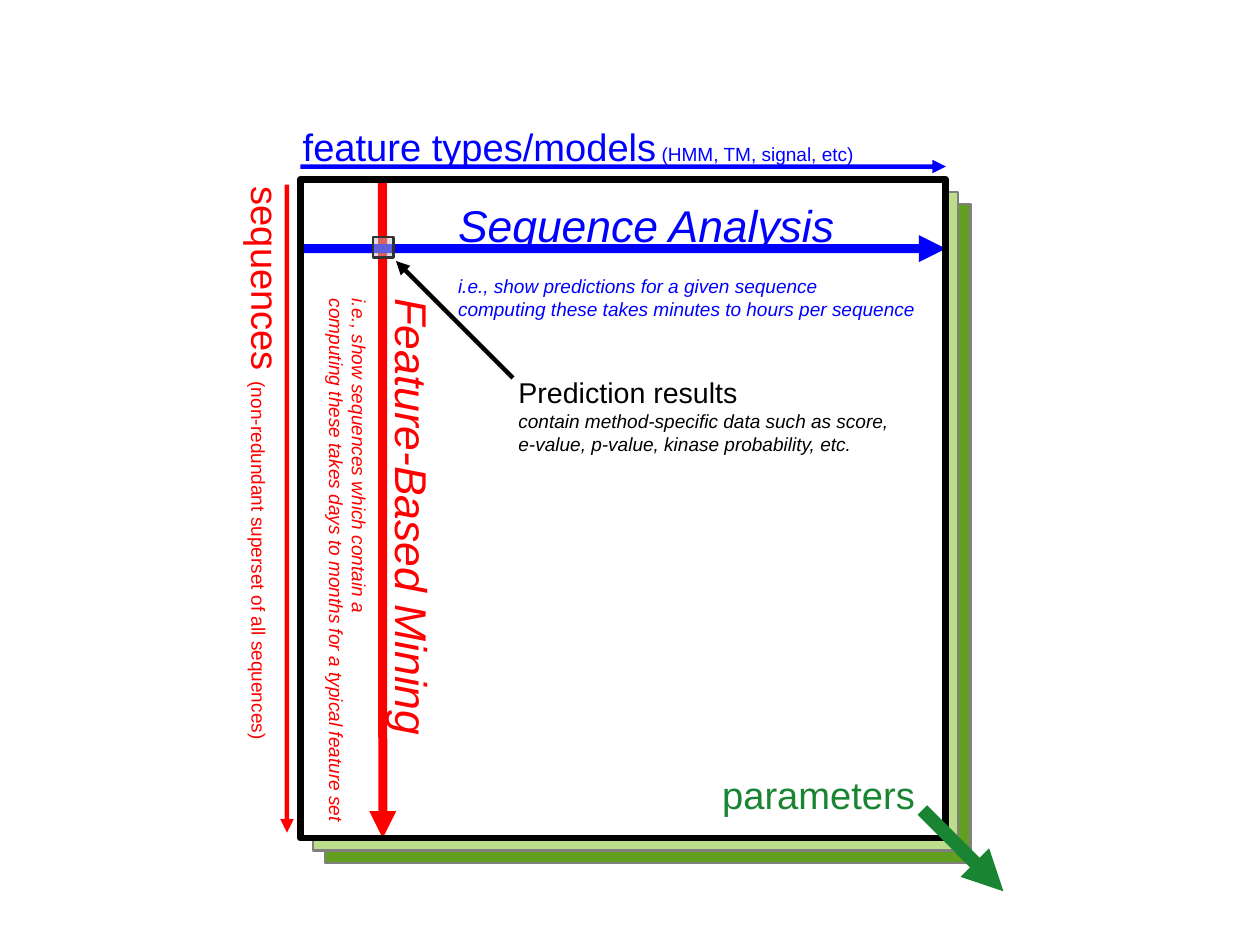
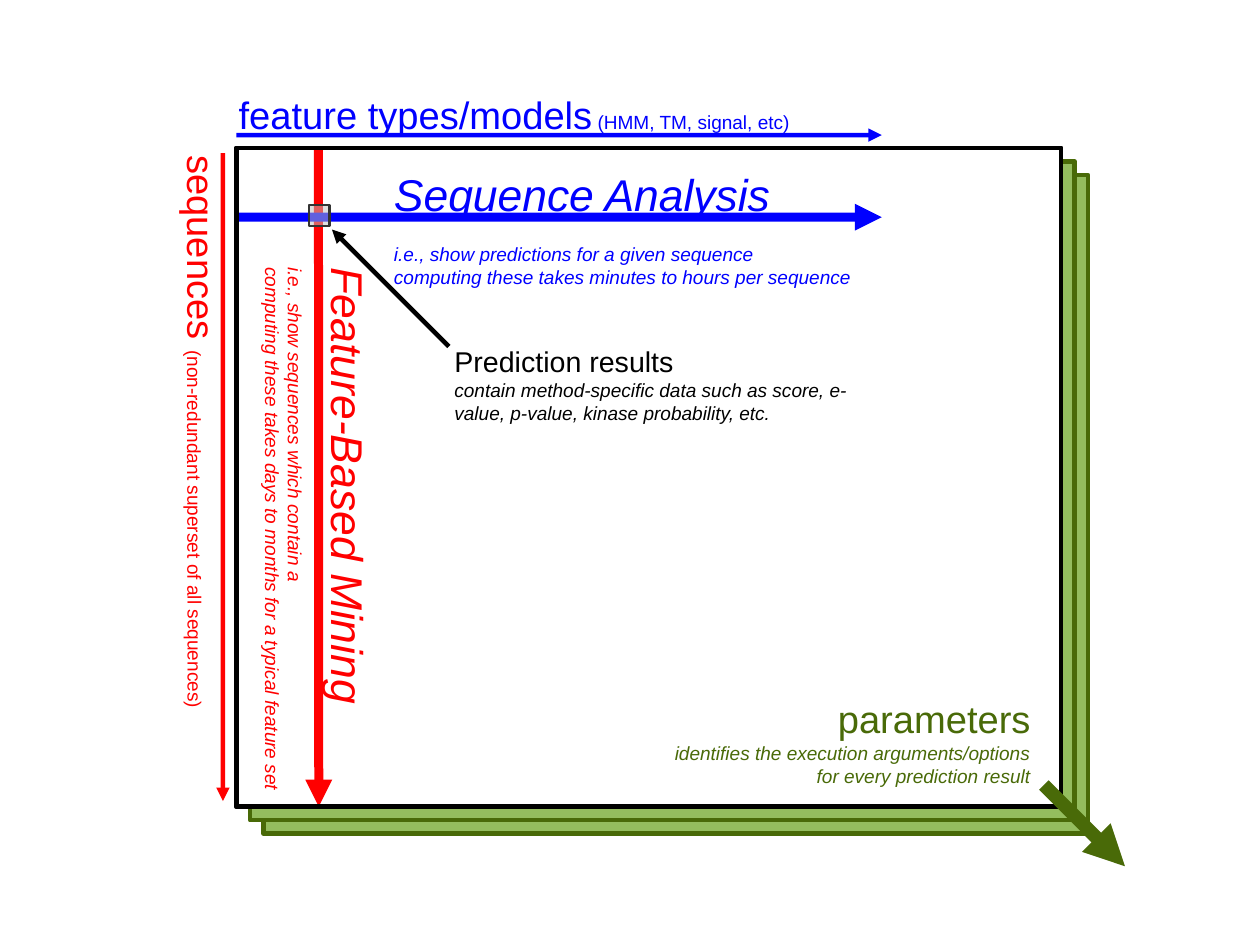
Before and after one commit to unison/unison, a slide deck: slide 1 of misc/graphics/results-cube.odp. Drawn at 1260x945 pixels with LibreOffice and Linux fonts; fonts in the diff are those of the drawing. Boxes give left, top, right and bottom in pixels: in the first picture for what was removed or moved away, otherwise in the second. Text is boxed around its words. In the diff, an @@ line names an element or a change of style, - is before the commit and + after.

```diff
--- a/misc/graphics/results-cube.odp
+++ b/misc/graphics/results-cube.odp
@@ rectangle: place and size @@
-rectangle at [301,180,947,838]
+rectangle at [237,147,1061,806]
@@ rectangle: place and size @@
-rectangle at [326,205,972,863]
+rectangle at [237,147,1061,806]
@@ rectangle at [237,147,1061,806]: fill #629E1F to none; outline #808080 1.42 pt to #000000 2.83 pt @@
@@ rectangle: place and size @@
-rectangle at [313,192,959,851]
+rectangle at [250,161,1075,820]
@@ rectangle at [250,161,1075,820]: fill #BDDD8D to #94BD5E; outline #808080 1.42 pt to #496A08 2.83 pt @@
@@ rectangle: place and size @@
-rectangle at [301,180,947,838]
+rectangle at [264,175,1088,834]
@@ rectangle at [264,175,1088,834]: fill none to #94BD5E; outline #000000 4.25 pt to #496A08 2.83 pt @@
@@ 3 arrows, 2 lines, 2 texts, 1 rectangle: place and size @@
-3 arrows, 2 lines, 2 texts, 1 rectangle at [287,167,947,838]
+3 arrows, 2 lines, 2 texts, 1 rectangle at [223,135,883,807]
@@ text "Prediction results" rewrapped from [518,382,888,455] to [454,351,847,424] @@
@@ text added at [675,708,1031,787], 12 pt, text #496A08, italic @@
+parameters
+identifies the execution arguments/options for every prediction result
@@ text removed at [722,784,915,817] @@
-parameters
@@ arrow moved from (923, 811) - (1004, 892) to (1044, 785) - (1125, 867) @@
@@ arrow (1044, 785) - (1125, 867): stroke #198533 8.5 pt to #496A08 8.5 pt @@
```
Also in this commit, not shown: 36 other files.
